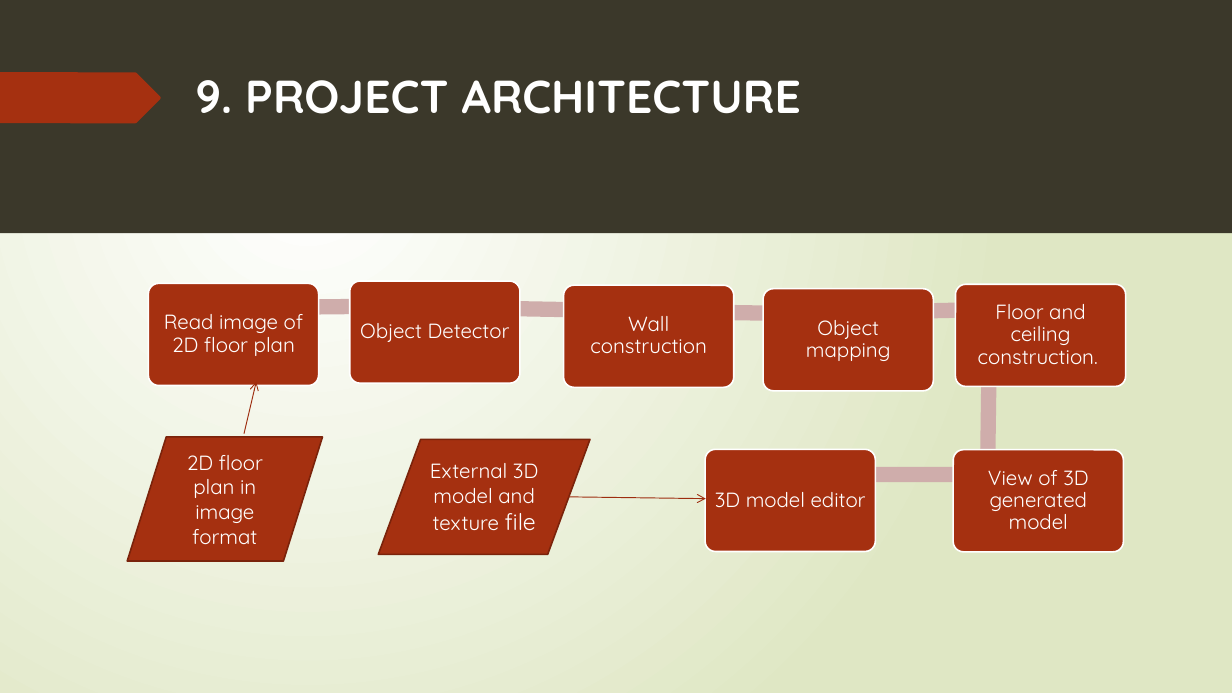
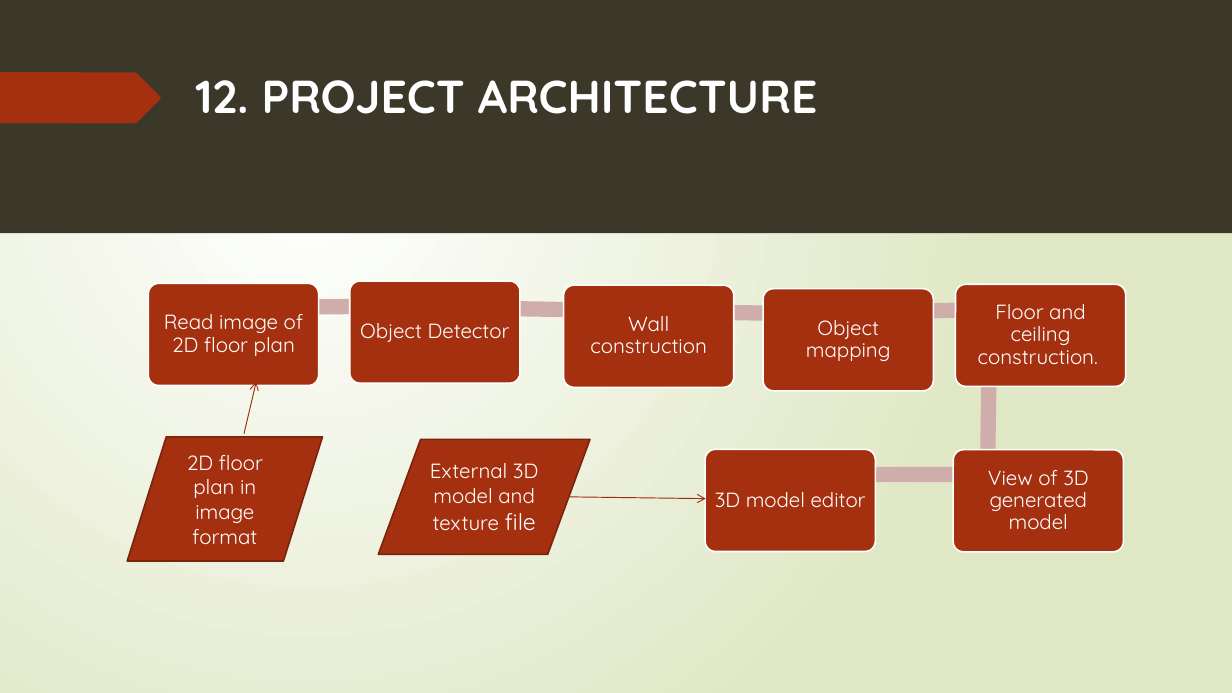
Before and after one commit to 15831944/2d-to-3d, a slide deck: slide 16 of Project slides.pptx. Drawn at 1232x693 pixels with LibreOffice and Linux fonts; fonts in the diff are those of the drawing. Boxes give left, top, right and bottom in pixels: in the first picture for what was removed or moved away, otherwise in the second. Text is boxed around its words. In the diff, an @@ line names an element or a change of style, - is before the commit and + after.

```diff
--- a/Project slides.pptx
+++ b/Project slides.pptx
@@ title at bbox=[196, 80, 818, 114]: text changed @@
-9. PROJECT ARCHITECTURE
+12. PROJECT ARCHITECTURE
```
Also in this commit, not shown: 13 other slides changed.
